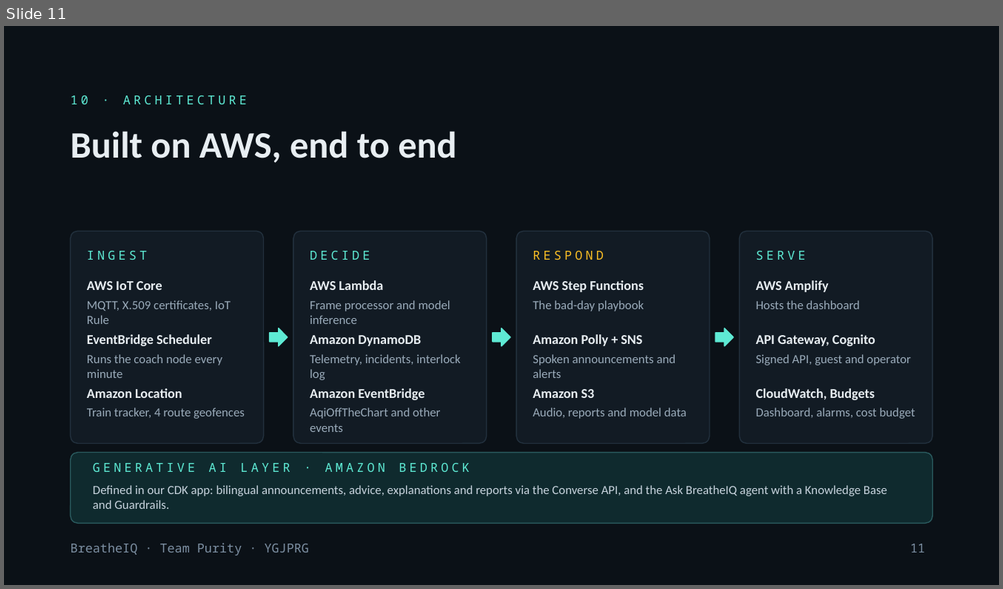
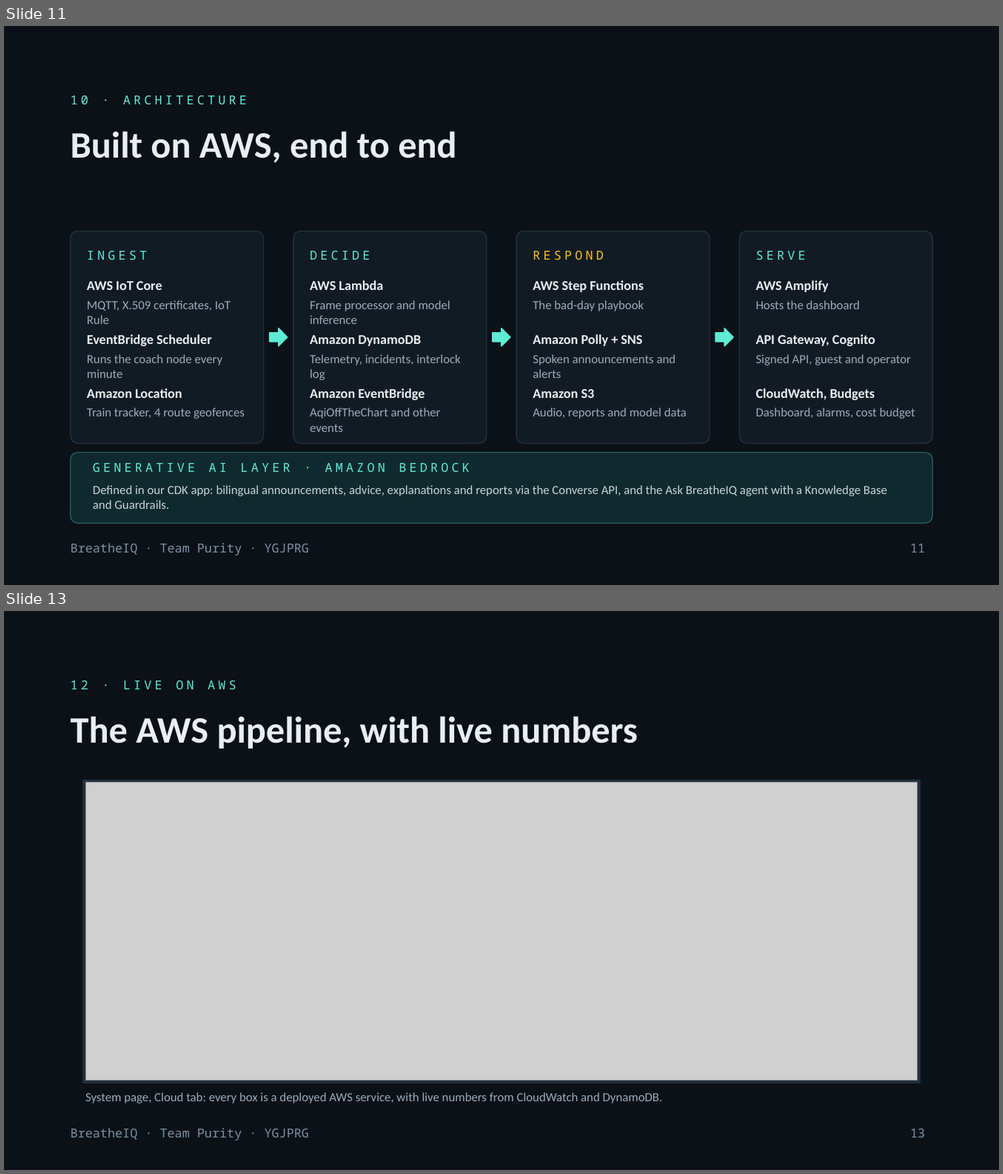
Before and after one commit to prayag-1771/BreatheIQ, a slide deck: docs/BreatheIQ-Team-Purity.pptx. Shown one above the other, each under a label of ours: slide 11 before the commit, slides 11 and 13 after it; the slides between them are not shown. The pictures are 1003x589 and 1003x1174 pixels, drawn with LibreOffice and Linux fonts; fonts in the diff are those of the drawing; grey boxes stand for pictures. Boxes give left, top, right and bottom in pixels: in the first picture for what was removed or moved away, otherwise in the second. Text is boxed around its words. In the diff, an @@ line names an element or a change of style, - is before the commit and + after.

Commit message:
Add the hardware prototype photo, sharper screenshots and the video demo
README: links to the YouTube demo and the live deployment at the top, a clickable video thumbnail, the labelled prototype photo with its parts, and full-width 3x screenshots of the live dashboard. Presentation: a prototype slide built on the photo, larger 3x screenshots on their own slides, and the video link on the closing slide.

```diff
--- a/docs/BreatheIQ-Team-Purity.pptx
+++ b/docs/BreatheIQ-Team-Purity.pptx
@@ slide 13 added at [4, 611, 999, 1170], background #0B1117; not listed: 1 template element that a slide beside it also shows @@
@@ text added at [71, 681, 236, 689], 12 pt, text #5EEAD4 @@
+12 · LIVE ON AWS
@@ title added at [71, 716, 637, 749], 36 pt, text #E8EEF2, bold @@
+The AWS pipeline, with live numbers
@@ rectangle added at [83, 780, 919, 1083], fill #22303D, outline #22303D 1 pt @@
@@ picture added at [85, 783, 917, 1081] @@
@@ text added at [85, 1093, 663, 1104], 12 pt, text #9AABBA @@
+System page, Cloud tab: every box is a deployed AWS service, with live numbers from CloudWatch and DynamoDB.
@@ page number added at [910, 1129, 925, 1138], 12 pt, text #7D90A3 @@
+13
```
Also in this commit, not shown: 4 slides changed, 3 other slides added, 2 slides removed, 8 other files.
